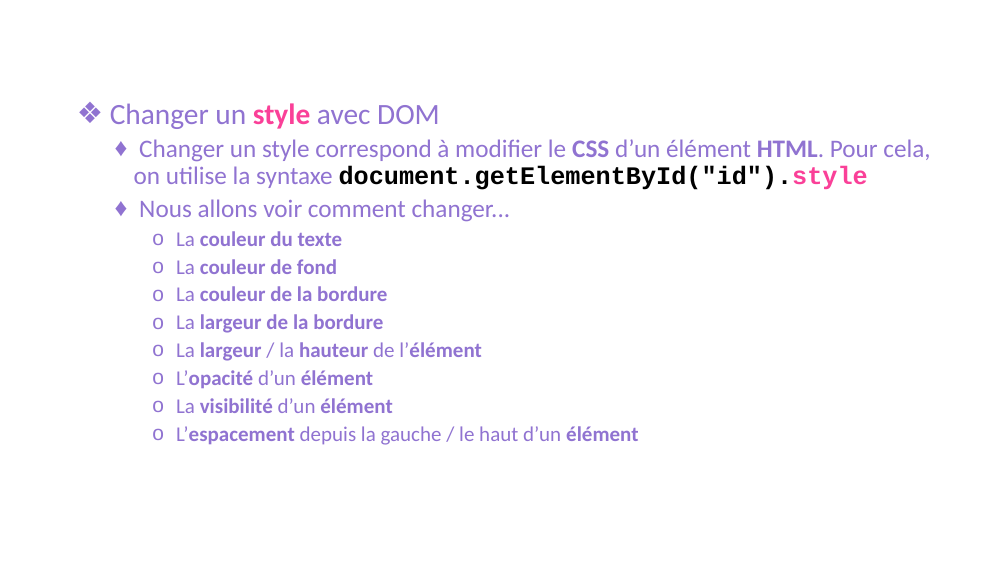
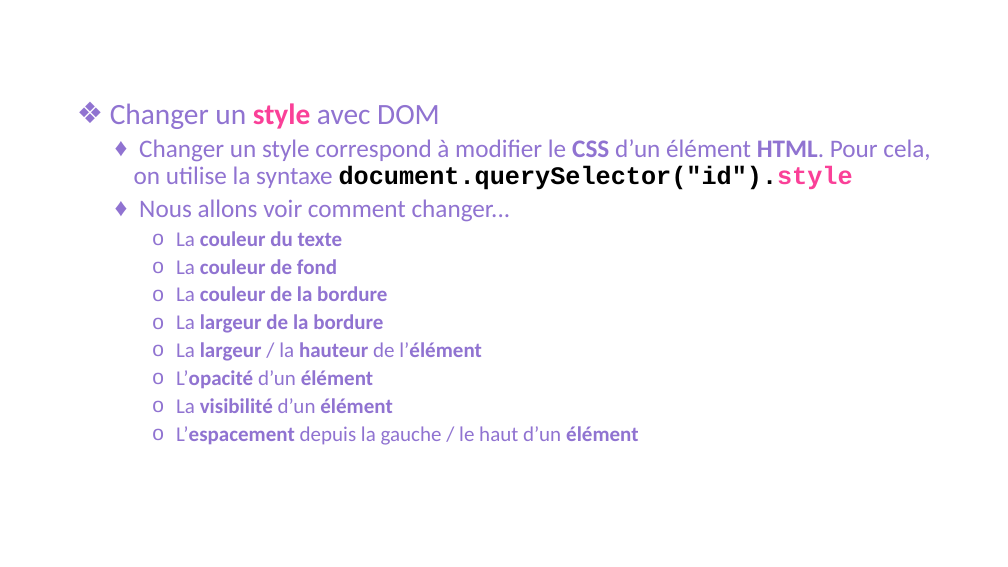
Before and after one commit to mathieudupont/A22-905, a slide deck: slide 20 of semaine_03/420905_semaine3.pptx. Drawn at 1008x567 pixels with LibreOffice and Linux fonts; fonts in the diff are those of the drawing; background and template pictures are left out. Boxes give left, top, right and bottom in pixels: in the first picture for what was removed or moved away, otherwise in the second. Text is boxed around its words. In the diff, an @@ line names an element or a change of style, - is before the commit and + after.

```diff
--- a/semaine_03/420905_semaine3.pptx
+++ b/semaine_03/420905_semaine3.pptx
@@ text at (134,139,930,190): text changed @@
-  ♦ Changer un style correspond à modifier le CSS d’un élément HTML. Pour cela, on utilise la syntaxe document.getElementById("id").style
+  ♦ Changer un style correspond à modifier le CSS d’un élément HTML. Pour cela, on utilise la syntaxe document.querySelector("id").style
```
Also in this commit, not shown: 2 other files.
